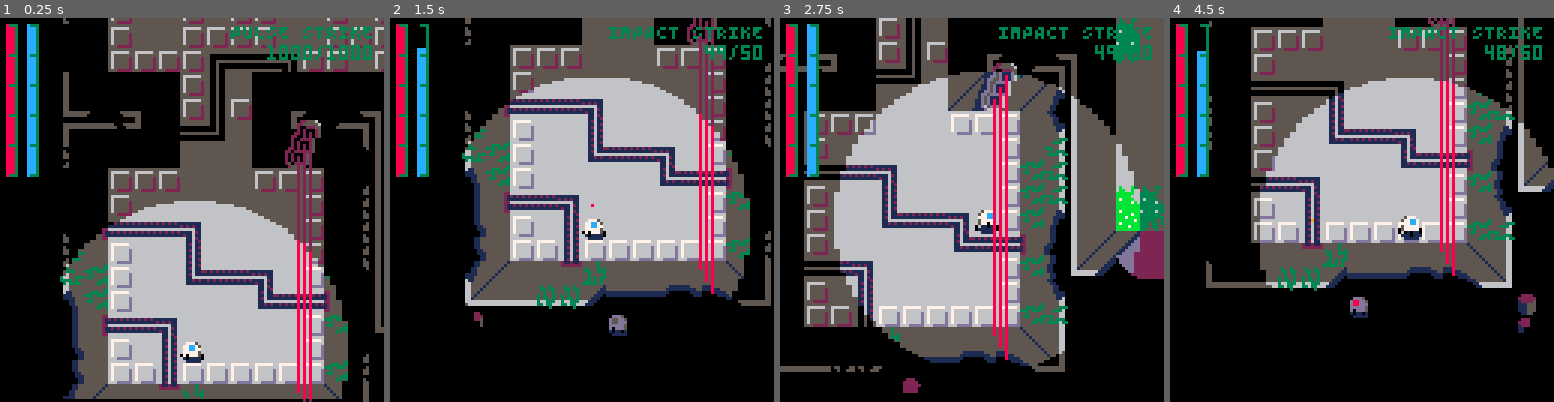
Above: before the commit, frames 1-4 (left to right).
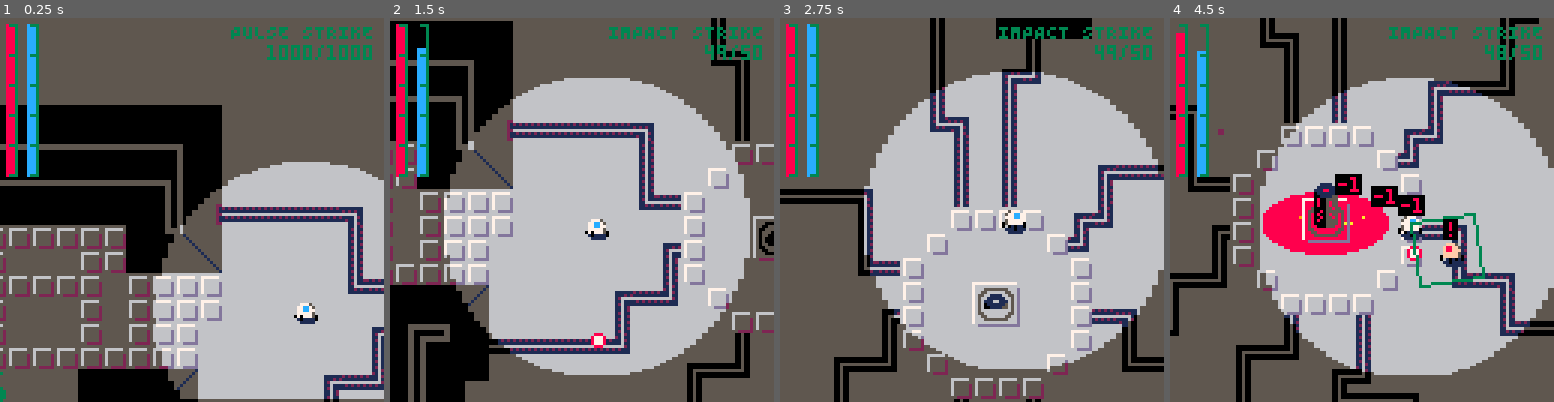
Above: after the commit, the same moments.

Repository: EBonura/PreacherProtocol
Game: PICO-8 cartridge v8.p8
Same seed, same stepped clock (60 frames per second), same inputs: the game is played once before the commit and once after it.
Inputs:
- Up to frame 1 (0.25 s): no input
- Up to frame 2 (1.5 s): tap X (X key) at 0.33, 1.07 s; tap O (Z key) at 0.7 s
- Up to frame 3 (2.75 s): hold Right 1.6-2.1 s; tap O (Z key) at 1.7, 2.1, 2.5 s; tap X (X key) at 1.85 s; hold Up 2.15-2.42 s; hold Right from 2.47 s (still down)
- Up to frame 4 (4.5 s): tap O (Z key) every 0.4 s from 2.9 to 4.1 s; tap X (X key) at 2.97, 4.08 s; release Right at 3.03 s; hold Left 3.08-3.58 s; hold Down 3.63-3.97 s; hold Right from 4.02 s (still down)

The runs differ from the first frame. In frame 1, 63% of the frame differs, in the area x 0-100%, y 0-100%; in frame 2, 56%; in frame 3, 68%; in frame 4, 73%.

Commit message:
added barrels

Diff:
--- a/v8.p8
+++ b/v8.p8
@@ -4,8 +4,8 @@
 
 
 -- Should be possible to activate towers
--- Exploding barrels
--- Poison tiles
+-- Change towers to press x to activate
+-- something should produce a hint
 
 -- HELPER
 ------------------
@@ -181,10 +181,13 @@
 
   missions_entities_params = {
     { -- Mission 1
-    {5*8, 39*8, true, "Player"},
+    {28*8, 25*8, true, "Player"},
     -- {4*8, 25*8, false, "Dervish"},
     -- {15*8, 26*8, false, "Dervish"},
-    {6*8, 43*8, false, "Vanguard"},
+    -- {6*8, 43*8, false, "Vanguard"},
+    -- {27*8, 45*8, false, "Dervish"},
+    -- {35*8, 43*8, false, "Dervish"},
+    {44*8, 39*8, false, "Dervish"},
     -- {50, 155, false, "QuantumCleric"},
     },
     { -- Mission 2
@@ -203,7 +206,7 @@
 
   mission_laser_doors_params = {
     { -- Mission 1
-    {9*8, 30*8},
+    -- {9*8, 30*8},
     },
     { -- Mission 2
 
@@ -640,6 +644,12 @@
     add(laser_doors, laser_door:new(unpack(params)))
   end
 
+  -- barrels = {}
+  -- for params in all(mission_barrels_params[selected_mission]) do
+  --   add(barrels, barrel:new(unpack(params)))
+  -- end
+
+
   player = get_controlled_entity()
   local health = loadout_select_sliders[1].values[loadout_select_sliders[1].value]
   player.max_health, player.health = health, health
@@ -651,12 +661,14 @@
   player.ability_actions[3].current_ammo = regen_count
   player.ability_actions[3].max_ammo = regen_count
 
-  emitters = {}
+  emitters, barrels = {}, {}
   for map_y = 0, 127 do
     for map_x = 0, 127 do
       local tile = mget(map_x, map_y)
       if fget(tile, 7) then
         add(emitters, emitter:new(map_x * 8 - 4, map_y * 8 + 2))
+      elseif fget(tile, 6) then
+        add(barrels, barrel:new(map_x * 8, map_y * 8))
       end
     end
   end
@@ -675,6 +687,7 @@
   foreach(particles, function(e) e:update() end)
   foreach(emitters, function(e) e:update() end)
   foreach(laser_doors, function(e) e:update() end)
+  foreach(barrels, function(b) b:update() end)
 
   check_losing_condition()
   check_winning_condition()
@@ -691,6 +704,7 @@
   foreach(projectiles, function(p) p:draw() end)
   foreach(particles, function(p) p:draw() end)
   foreach(emitters, function(e) e:draw() end)
+  foreach(barrels, function(b) b:draw() end)
 
   player = get_controlled_entity()
   if player then
@@ -798,6 +812,12 @@
             check_y < e.y + e.height and e.y < check_y + 1 then
           return true, e
         end
+      end
+    end
+    for e in all(barrels) do
+      if check_x < e.x + e.width and e.x < check_x + 1 and
+        check_y < e.y + e.height and e.y < check_y + 1 then
+        return true, e
       end
     end
   end
@@ -1146,16 +1167,7 @@
 
 function entity:process_death_conditions()
   if self.health == 0 then
-    local particle_count = 25
-    for i=1, particle_count do
-      local angle = rnd(1)
-      local speed = rnd(2)
-      local p_vx = cos(angle) * speed
-      local p_vy = sin(angle) * speed / 2
-      local size = flr(rnd(3))
-      local p = particle:new(self.x, self.y, p_vx, p_vy, 30 + rnd(15), size)
-      add(particles, p)
-    end
+    spawn_death_particles(self.x, self.y)
     del(entities, self)
   end
 end
@@ -1766,6 +1777,63 @@
 end
 
 
+-- Barrel
+----------
+barrel = {}
+barrel.__index = barrel
+function barrel:new(x, y)
+  local self = setmetatable({}, barrel)
+  self.x, self.y = x, y
+  self.poison = rnd() > .5
+  self.height, self.width = 16, 8
+  self.health, self.hit_flash_timer = 10, 0
+  return self
+end
+
+
+function barrel:draw()
+  if self.hit_flash_timer > 0 then
+    for i = 0, 3 do pal(i, 7) end
+    self.hit_flash_timer -= 1
+  end
+  spr(self.poison and 100 or 122, self.x, self.y - 8)
+  spr(116, self.x, self.y)
+  reset_palette_and_transparency()
+end
+
+function barrel:inflict_damage(damage)
+  self.health = max(0, self.health - damage)
+  self.hit_flash_timer = 1
+end
+
+
+function barrel:update()
+  if self.health == 0 then
+
+    for e in all(entities) do
+      if dist_trig(self.x - e.x, self.y - e.y) < 20 then
+        e:inflict_damage(5)
+      end
+    end
+
+    spawn_death_particles(self.x + 4, self.y)
+    del(barrels, self)
+    mset(self.x/8, self.y/8, self.poison and 58 or 7)
+  end
+end
+
+
+function spawn_death_particles(x, y)
+  local particle_count = 25
+  for i=1, particle_count do
+    local angle, speed = rnd(1), rnd(2)
+    local p_vx, p_vy = cos(angle) * speed, sin(angle) * speed / 2
+    local size = flr(rnd(3))
+    local p = particle:new(x, y, p_vx, p_vy, 30 + rnd(15), size)
+    add(particles, p)
+  end
+end
+
 -- Camera
 ----------
 cam = {}
@@ -1974,7 +2042,7 @@
 
 
 __gff__
-0000000000000000000000040400000000000000000000000000000404000000000000000000800000000401010808080000000000000000000001010108080802020202020202020202020202000001020202020202020202020202020000010101020201020202020202010100000001010202010202020202010001010000
+0000000000000040000000040400000000000000000000000000000404000000000000000000800000000401010808080000000000000000000004010108080802020202020202020202020202000001020202020202020202020202020000010101020201020202020202010100000001010202410202020202010001010000
 0000000000000000000000000000000000000000000000000000000000000000000000000000000000000000000000000000000000000000000000000000000000000000000000000000000000000000000000000000000000000000000000000000000000000000000000000000000000000000000000000000000000000000
 __map__
 7171717171717171714b5050505050505050505050505050505050505050505050505050504c000000000000000000000000000000000000000000000000000000000000000000000000000000000000000000000000000000000000000000000000000000000000000000000000000000000000000000000000000000000000
@@ -1999,12 +2067,12 @@
 000000000000000000000000000000000000000000000047601d1d1d1d1d1d1d1d1d5d1d5d1d1d1d1d1d1d5d1d1d1d1d1d1d1d1d1d1d1d1d1d0000000000000000000000000000000000000000000000000000000000000000000000000000000000000000000000000000000000000000000000000000000000000000000000
 4b5053525354555575535352505050505050505050504c47601d1d1d1d1d1d1d1d1d5d1d5d1d1d1d4d6e6e5e1d1d1d1d1d1d1d1d1d1d1d1d1d0000000000000000000000000000000000000000000000000000000000000000000000000000000000000000000000000000000000000000000000000000000000000000000000
 576c607070606060707060606060606060606060606b49472b6e6e6e6e6e4e1d1d1d5d1d5d1d1d1d5d1d1d1d1d1d1d1d1d1d1d1d1d1d1d1d1d00000000000000000000000000000000007b0000000000000000000000000000000000000000000000000000000000000000000000000000000000000000000000000000000000
-67603f3f3f3f3f3f3f3f3f3f3f3f3f3f3f3f3f3f3f607273601d1d1d1d1d5d1d1d1d3f3f3f3f1d4d5e1d1d1d1d1d1d1d1d1d1d1d1d1d1d1d1d0000000000000000000000000000000000000000000000000000000000000000000000000000000000000000000000000000000000000000000000000000000000000000000000
-67613f1d1d3f1d3f3f1d1d3f1d3f1d3f1d1d1d3f3f6b60606c1d1d1d1d1d5d1d1d3f1d1d1d1d3f5e1d1d1d1d1d1d1d1d1d1d1d1d1d1d1d1d1d0000000000000000000000000000000000000000000000000000000000000000000000000000000000000000000000000000000000000000000000000000000000000000000000
+67603f743f3f3f3f3f3f3f3f3f3f743f3f3f3f3f3f607273601d1d1d1d1d5d1d1d1d3f3f3f3f1d4d5e1d1d1d1d1d1d1d1d1d1d1d1d1d1d1d1d0000000000000000000000000000000000000000000000000000000000000000000000000000000000000000000000000000000000000000000000000000000000000000000000
+6761741d1d3f1d3f3f1d1d3f74741d3f1d1d1d3f3f6b60606c1d1d1d1d1d5d1d1d3f1d1d1d1d3f5e1d1d1d1d1d1d1d1d1d1d1d1d1d1d1d1d1d0000000000000000000000000000000000000000000000000000000000000000000000000000000000000000000000000000000000000000000000000000000000000000000000
 77603f3f3f3f1d3f3f3f3f3f1d3f3f3f3f3f3f3f1d3f3f3f3f1d1d1d1d1d6d6e3f1d1d1d1d1d1d3f1d1d1d1d1d1d1d1d1d1d1d1d1d1d1d1d1d0000000000000000000000000000000000000000000000000000000000000000000000000000000000000000000000000000000000000000000000000000000000000000000000
 58603f1d1d3f1d3f3f1d1d3f1d3f1d3f1d1d1d3f1d3f3f3f3f1d1d1d1d1d1d1d3f1d1d15161d1d3f1d1d1d1d1d1d1d1d1d1d1d1d1d1d1d1d1d0000000000000000000000000000000000000000000000000000000000000000000000000000000000000000000000000000000000000000000000000000000000000000000000
 67613f1d1d3f3f3f3f1d1d3f3f3f1d3f1d1d1d3f1d3f3f3f1d1d1d1d1d1d1d4d3f1d1d25261d1d3f6e4e1d1d1d1d1d1d1d1d1d1d1d1d1d00000000000000000000000000000000000000000000000000000000000000000000000000000000000000000000000000000000000000000000000000000000000000000000000000
-78603f3f3f3f4d6e6e4e3f3f1d3f3f3f3f3f3f3f3f3f3f3f1d1d1d1d1d1d1d5d3f1d1d1d1d1d1d3f1d5d1d1d1d1d1d1d1d1d1d1d1d1d0000000000000000000000000000000000000000000000000000000000000000000000000000000000000000000000000000000000000000000000000000000000000000000000000000
+78603f743f3f4d6e6e4e3f3f1d3f3f3f3f3f3f3f3f3f3f3f1d1d1d1d1d1d1d5d3f1d1d1d1d1d1d3f1d5d1d1d1d1d1d1d1d1d1d1d1d1d0000000000000000000000000000000000000000000000000000000000000000000000000000000000000000000000000000000000000000000000000000000000000000000000000000
 476b60606b3f5d1d6c3b606060606b0c1d1d1d6c6060606b1d1d1d1d1d4d6e5e1d3f1d1d1d1d3f1d1d6d6e4e1d1d1d6c60606060601d1d00000000000000000000000000000000000000000000000000000000000000000000000000000000000000000000000000000000000000000000000000000000000000000000000000
 5b446563603f5d3f606244666563601c1d1d1d60624063601d1d1d1d1d5d1d1d1d1d3f3f3f3f1d1d1d1d1d5d1d1d1d6062404063601d1d00000000000000000000000000000000000000000000000000000000000000000000000000000000000000000000000000000000000000000000000000000000000000000000000000
 4b5052732b6e5e1d607253754c47601d1d1d0b60494b732b6e6e6e6e6e5e1d1d1d1d5d1d1d5d1d1d1d1d1d6d6e6e6e2c49000047601d1d00000000000000000000000000000000000000000000000000000000000000000000000000000000000000000000000000000000000000000000000000000000000000000000000000
Not shown, changed: 34 lines of the sprite sheet (__gfx__) section of v8.p8
